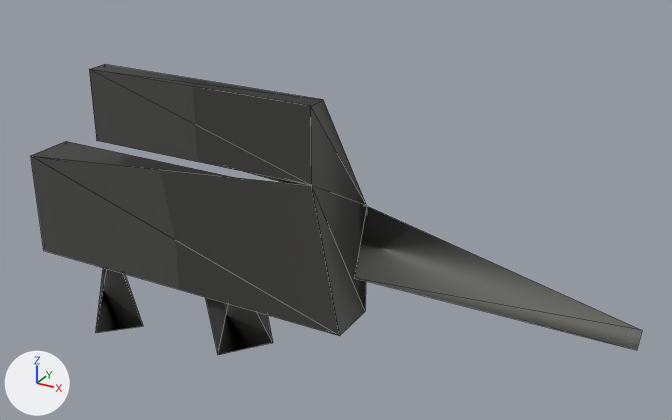
Two versions of the glTF model assets/models/weapons/weapon_rifle_fr.lod2.glb, one commit apart.
One viewpoint serves both versions: a 50 mm lens placed at (0.679, -0.916, 0.536), pointed at (0.153, 0.041, 0.057). Arrows for +X, +Y and +Z are at lower left; the lights stay in place. The older version comes first. Mesh edges are drawn as thin lines.

The older version as bpy lines, for what is in view:
```python
me_mesh_0 = bpy.data.meshes.new('Mesh_0')
me_mesh_0.from_pydata(...)  # 28 vertices, 42 faces; spans x -0.3..0.55, y -0.035..0.035, z -0.2..0.21
me_mesh_0.materials.append(mat_weapon_rifle_fr)  # dark grey #656561
ob_mesh_0 = bpy.data.objects.new('Mesh_0', me_mesh_0)
ob_mesh_0.location = (0.0, 0.0, 0.0)
```
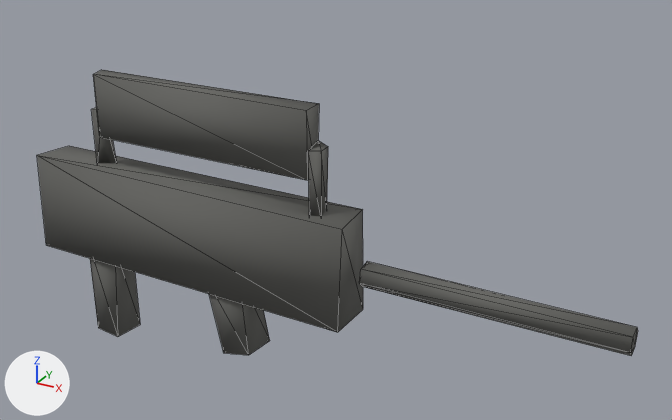
Edits to the bpy script that builds the scene:
```text
Change me_mesh_0:
    used by ob_mesh_0; location = (0.0, 0.0, 0.0)
    remove me_mesh_0.from_pydata(...)  # 28 vertices, 42 faces; spans x -0.3..0.55, y -0.035..0.035, z -0.2..0.21
    add me_mesh_0.from_pydata(...)  # 60 vertices, 92 faces; spans x -0.3..0.544, y -0.029..0.035, z -0.194..0.204
    me_mesh_0 part 1: the loose piece of 18 vertices spanning x -0.3..0.55, y -0.035..0.035, z -0.075..0.21 is rebuilt with 8 vertices and now spans x -0.3..0.2, y -0.029..0.035, z -0.075..0.075
    me_mesh_0 part 2: the loose piece of 6 vertices spanning x -0.021..0.061, y -0.025..0.025, z -0.169..-0.031 is rebuilt with 8 vertices and now spans x -0.02..0.06, y -0.025..0.025, z -0.168..-0.037
    me_mesh_0 part 3: the loose piece of 4 vertices spanning x -0.225..-0.175, y -0.025..0.025, z -0.2..-0.04 is rebuilt with 8 vertices and now spans x -0.225..-0.175, y -0.025..0.025, z -0.194..-0.046
    me_mesh_0 part 4
    29 vertices are added at x -0.2..0.544, y -0.015..0.015, z -0.015..0.204
    7 new vertices lie (0.328, 0.0, 0.0) away from vertices in x -0.184..0.216, y -0.015..0.009, z -0.015..0.204
    56 new faces join them
```

What differs and where, as boxes [x1, y1, x2, y2] in the pictures (672 x 420 px):
'Mesh_0', reshaped: before [31, 64, 642, 355]; after [37, 70, 638, 356]
part 1 of me_mesh_0, rebuilt (47% narrower, 35% shorter): before [31, 64, 642, 350]; after [37, 146, 363, 332]
part 2 of me_mesh_0, rebuilt: before [205, 297, 273, 355]; after [209, 294, 270, 355]
part 3 of me_mesh_0, rebuilt: before [96, 268, 143, 333]; after [90, 259, 140, 337]
part 4 of me_mesh_0, added: after [91, 70, 638, 356]
